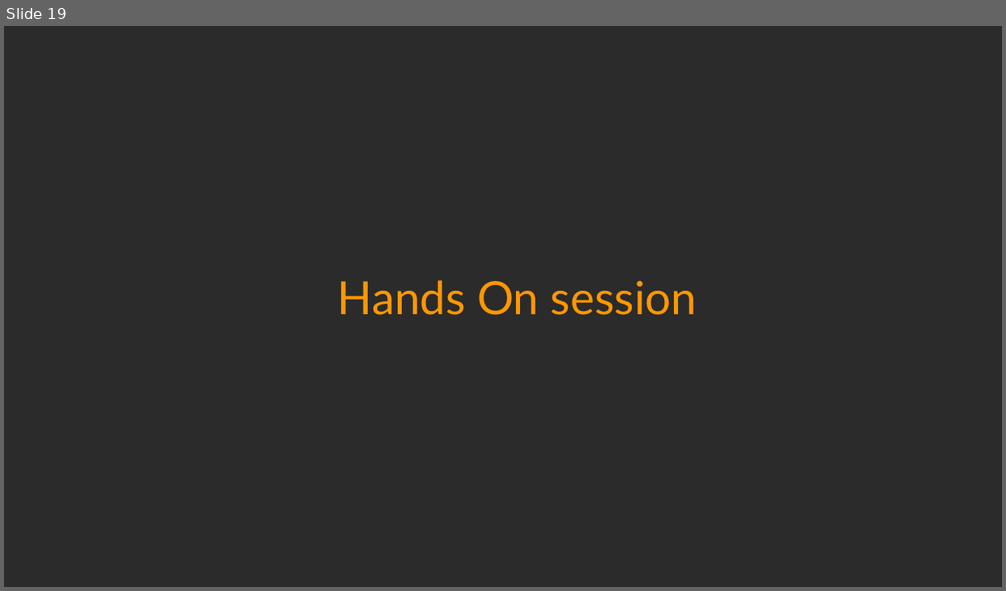
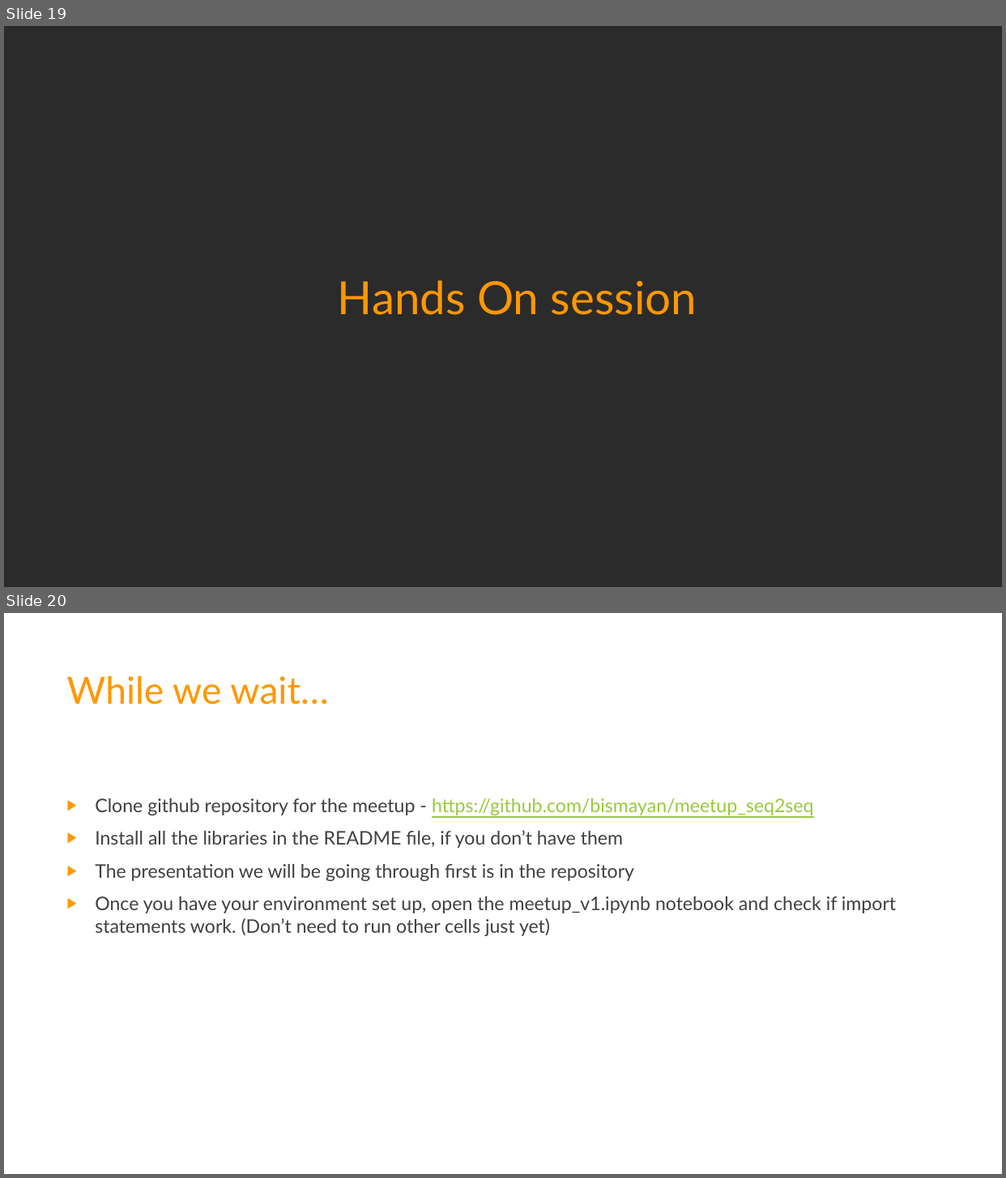
Before and after one commit to bismayan/meetup_seq2seq, a slide deck: Seq2seq_meetup.pptx. Shown one above the other, each under a label of ours: slide 19 before the commit, slides 19 and 20 after it. The pictures are 1006x591 and 1006x1178 pixels, drawn with LibreOffice and Linux fonts; fonts in the diff are those of the drawing; background and template pictures are left out; a plain dark background stands for a picture behind light text. Boxes give left, top, right and bottom in pixels: in the first picture for what was removed or moved away, otherwise in the second. Text is boxed around its words. In the diff, an @@ line names an element or a change of style, - is before the commit and + after.

```diff
--- a/Seq2seq_meetup.pptx
+++ b/Seq2seq_meetup.pptx
@@ slide 20 added at box(4, 613, 1002, 1174), background picture (left out) @@
@@ title added at box(67, 676, 328, 705), 36 pt, text #FF9700 @@
+While we wait…
@@ text added at box(95, 798, 896, 936), 18 pt, text #404040 @@
+▶ Clone github repository for the meetup - https://github.com/bismayan/meetup_seq2seq
+▶ Install all the libraries in the README file, if you don’t have them
+▶ The presentation we will be going through first is in the repository
+▶ Once you have your environment set up, open the meetup_v1.ipynb notebook and check if import statements work. (Don’t need to run other cells just yet)
```
Also in this commit, not shown: 1 slide changed.
